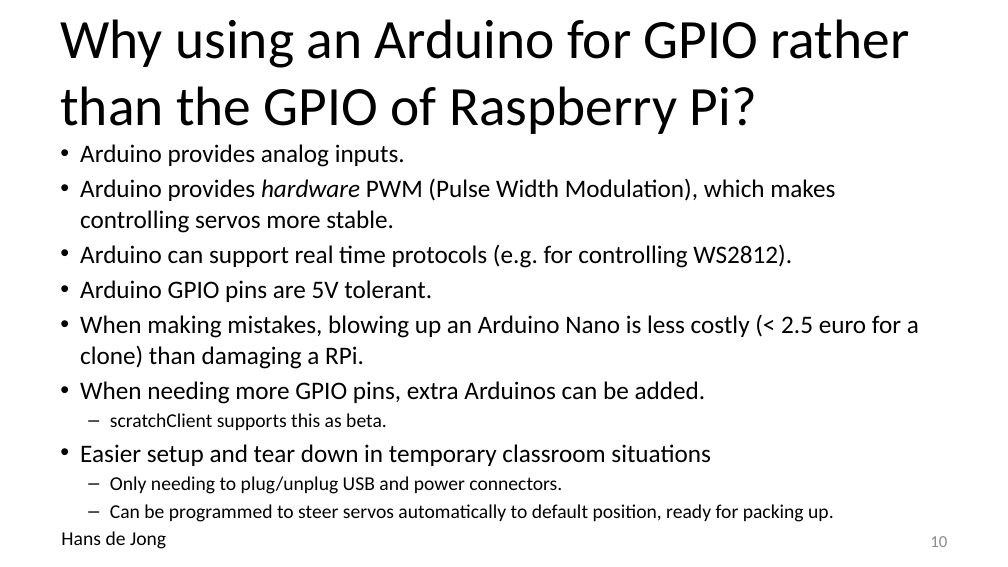
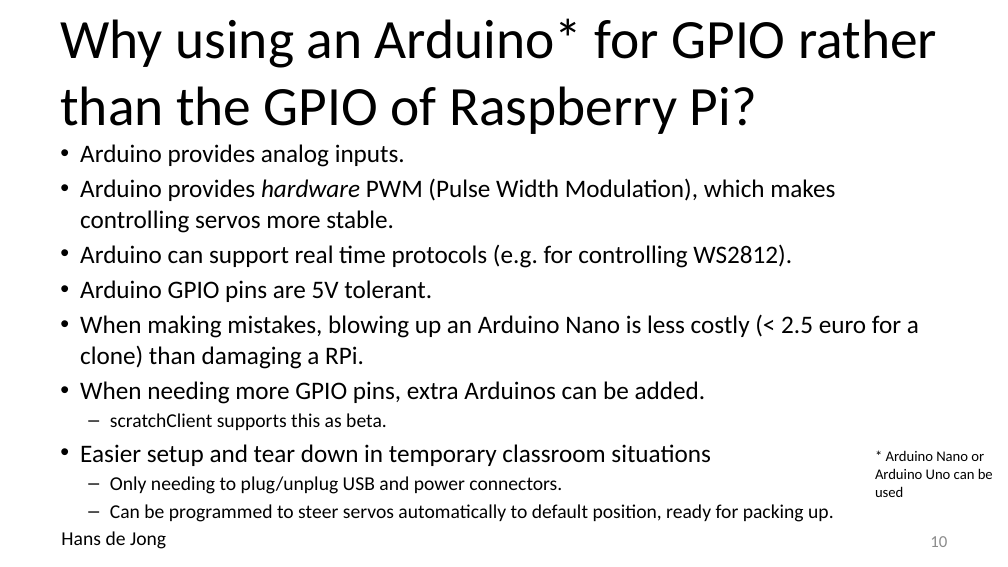
Before and after one commit to hansdejongehv/Weekendschool-PiAndMore, a slide deck: slide 10 of PiAndMore/Part-0--Presentation/A lesson of physical Computing with Scratch.pptx. Drawn at 1008x567 pixels with LibreOffice and Linux fonts; fonts in the diff are those of the drawing; background and template pictures are left out. Boxes give left, top, right and bottom in pixels: in the first picture for what was removed or moved away, otherwise in the second. Text is boxed around its words. In the diff, an @@ line names an element or a change of style, - is before the commit and + after.

```diff
--- a/PiAndMore/Part-0--Presentation/A lesson of physical Computing with Scratch.pptx
+++ b/PiAndMore/Part-0--Presentation/A lesson of physical Computing with Scratch.pptx
@@ title at box(60, 18, 937, 134): text changed @@
-Why using an Arduino for GPIO rather than the GPIO of Raspberry Pi?
+Why using an Arduino* for GPIO rather than the GPIO of Raspberry Pi?
@@ text added at box(875, 450, 993, 497), 10.5 pt, text #000000 @@
+* Arduino Nano or Arduino Uno can be used
```
Also in this commit, not shown: 8 other slides changed.
